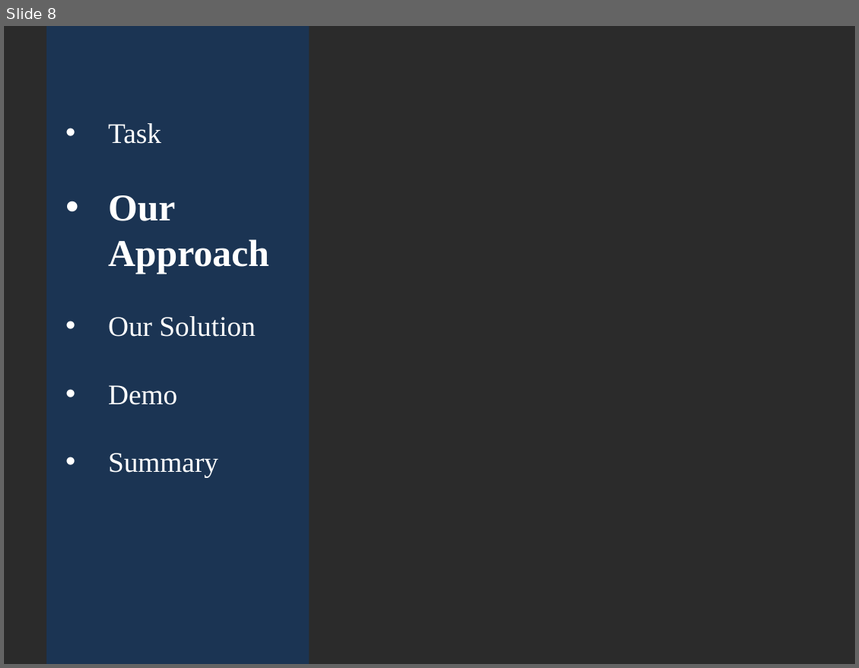
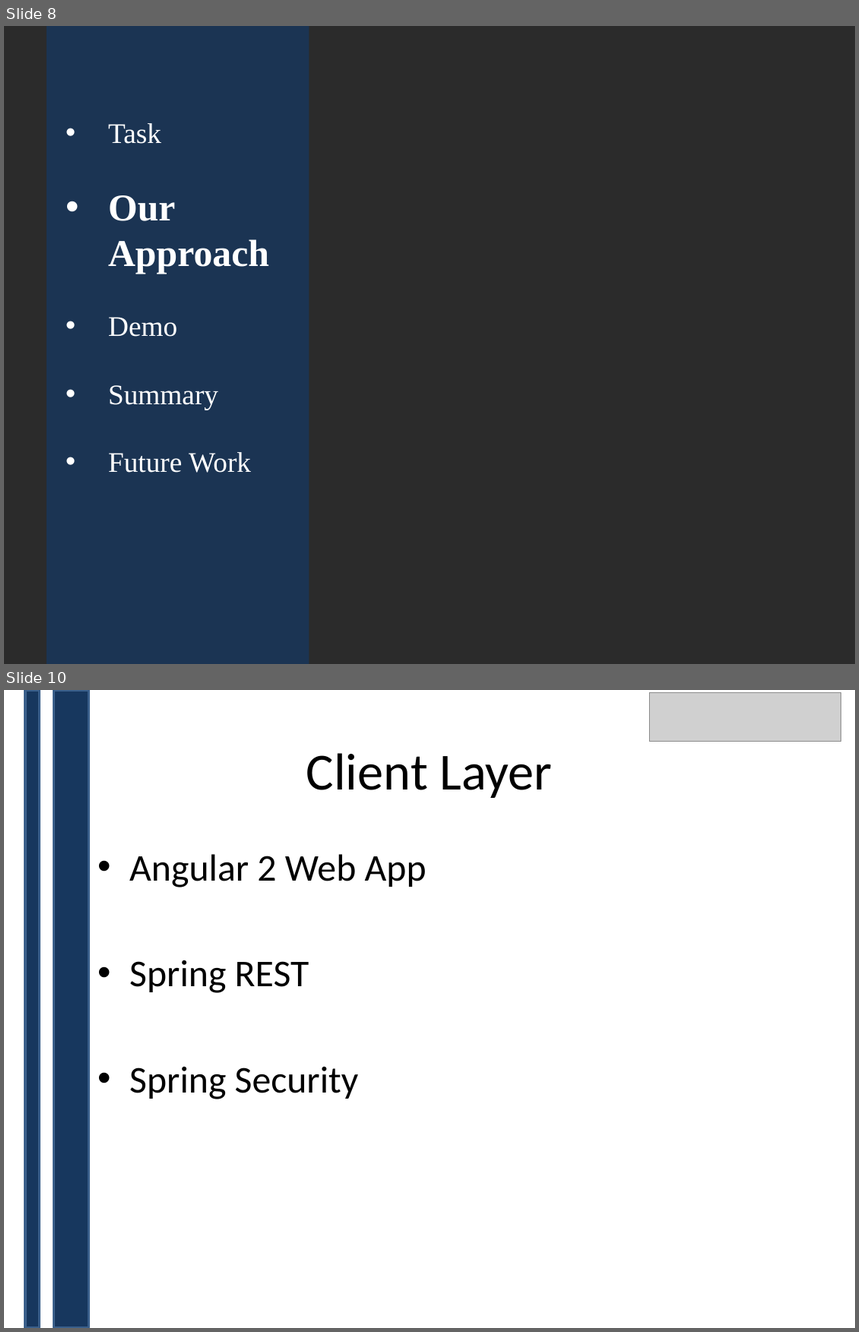
Before and after one commit to CCMV2/GymApplication, a slide deck: documentation/Documents/NTT-Gym.pptx. Shown one above the other, each under a label of ours: slide 8 before the commit, slides 8 and 10 after it; the slides between them are not shown. The pictures are 859x668 and 859x1332 pixels, drawn with LibreOffice and Linux fonts; fonts in the diff are those of the drawing; grey boxes stand for pictures; background and template pictures are left out; a plain dark background stands for a picture behind light text. Boxes give left, top, right and bottom in pixels: in the first picture for what was removed or moved away, otherwise in the second. Text is boxed around its words. In the diff, an @@ line names an element or a change of style, - is before the commit and + after.

```diff
--- a/documentation/Documents/NTT-Gym.pptx
+++ b/documentation/Documents/NTT-Gym.pptx
@@ slide 10 added at [4, 690, 855, 1328], background #FFFFFF @@
@@ rectangle added at [25, 690, 40, 1328], fill #17375E, outline #3A5F8C 2 pt @@
@@ rectangle added at [53, 690, 89, 1328], fill #17375E, outline #3A5F8C 2 pt @@
@@ picture added at [649, 692, 841, 741] @@
@@ title added at [306, 753, 552, 798], 44 pt, text #000000 @@
+Client Layer
@@ text added at [129, 854, 427, 1100], 32 pt, text #000000 @@
+• Angular 2 Web App
+• Spring REST
+• Spring Security
@@ slide 8 changed as well @@
@@ text at [108, 316, 255, 337]: paragraph removed @@
-• Our Solution
@@ text at [108, 452, 251, 473]: paragraph added @@
+• Future Work
```
Also in this commit, not shown: 6 other slides changed, 10 other slides added, 11 slides removed.
